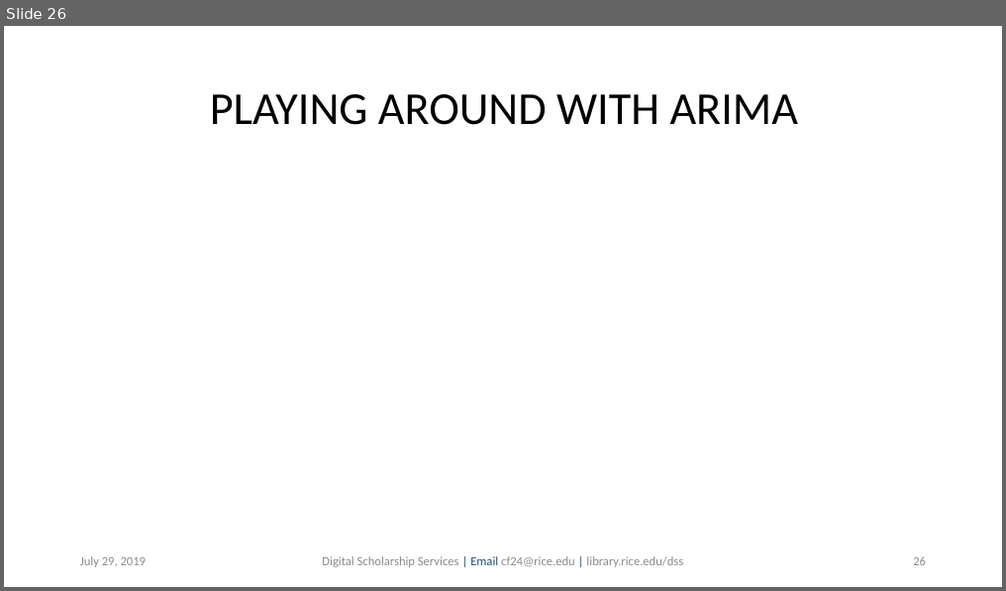
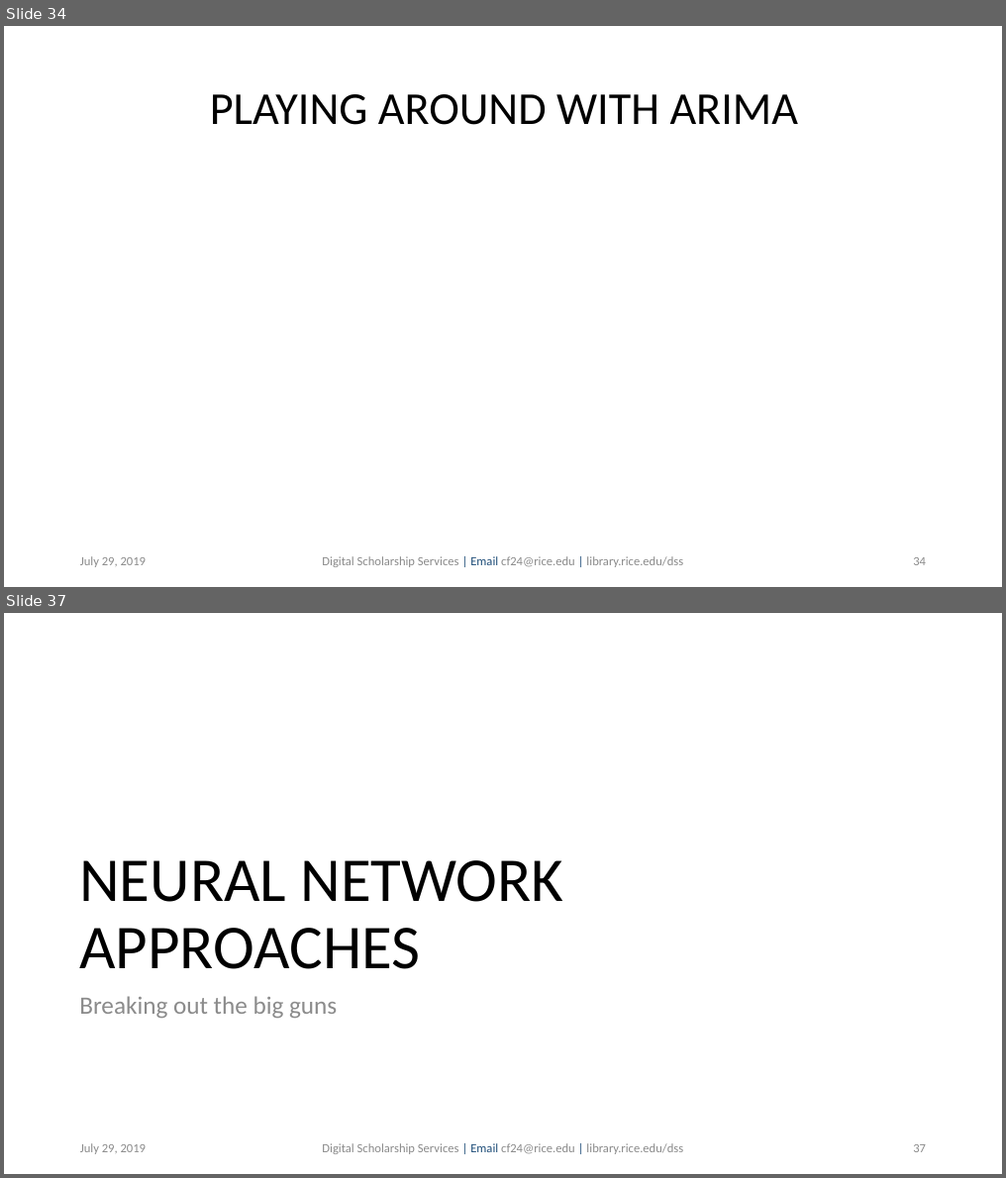
Before and after one commit to bakitybacon/rice-data-and-donuts, a slide deck: tsa/Introduction to Time Series Analysis.pptx. Shown one above the other, each under a label of ours: slide 26 before the commit, slides 34 and 37 after it; the slides between them are not shown. The pictures are 1006x591 and 1006x1178 pixels, drawn with LibreOffice and Linux fonts; fonts in the diff are those of the drawing; background and template pictures are left out. Boxes give left, top, right and bottom in pixels: in the first picture for what was removed or moved away, otherwise in the second. Text is boxed around its words. In the diff, an @@ line names an element or a change of style, - is before the commit and + after.

```diff
--- a/tsa/Introduction to Time Series Analysis.pptx
+++ b/tsa/Introduction to Time Series Analysis.pptx
@@ slide 37 added at bbox=[4, 613, 1002, 1174], background #FFFFFF @@
@@ title added at bbox=[79, 861, 563, 969], 60 pt, text #000000 @@
+NEURAL NETWORK
+APPROACHES
@@ text added at bbox=[79, 996, 337, 1018], 24 pt, text #8C8C8C @@
+Breaking out the big guns
@@ text added at bbox=[80, 1144, 147, 1155], 12 pt, text #8C8C8C @@
+July 29, 2019
@@ text added at bbox=[322, 1144, 683, 1155], 12 pt, text #8C8C8C @@
+Digital Scholarship Services | Email cf24@rice.edu | library.rice.edu/dss
@@ page number added at bbox=[913, 1145, 926, 1153], 12 pt, text #8C8C8C @@
+37
@@ what was slide 26 is now slide 34 @@
@@ page number at bbox=[913, 558, 926, 566]: text changed @@
-26
+34
```
Also in this commit, not shown: 6 slides changed, 11 other slides added.
